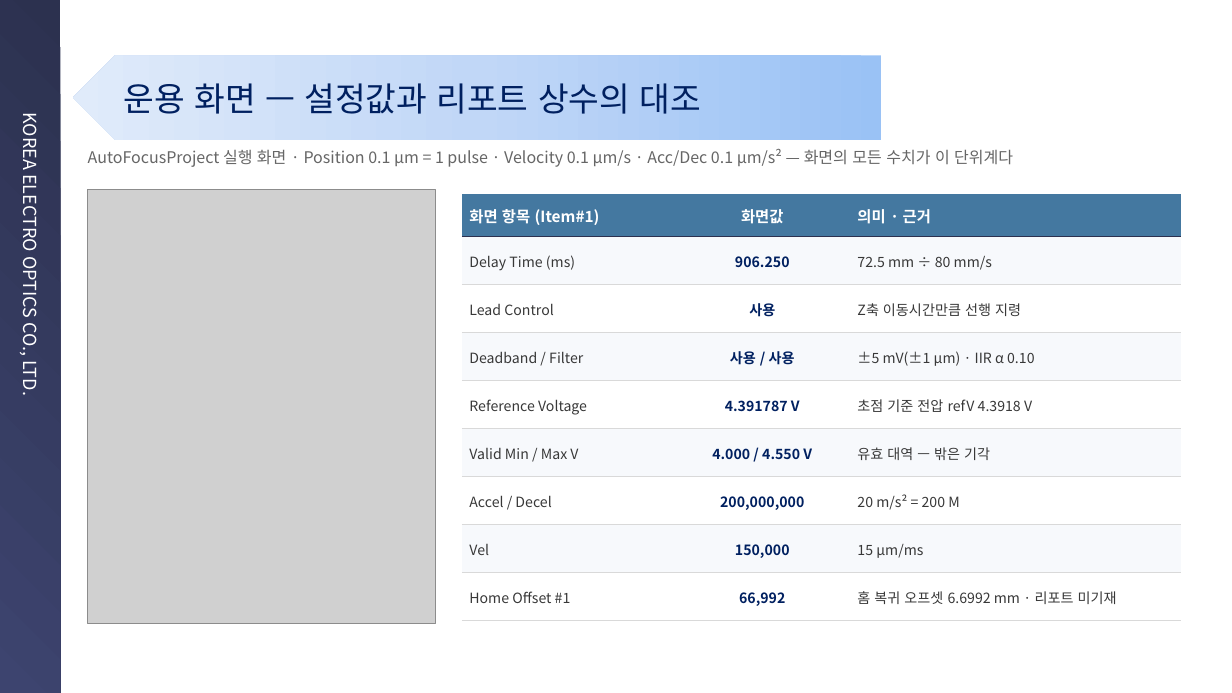
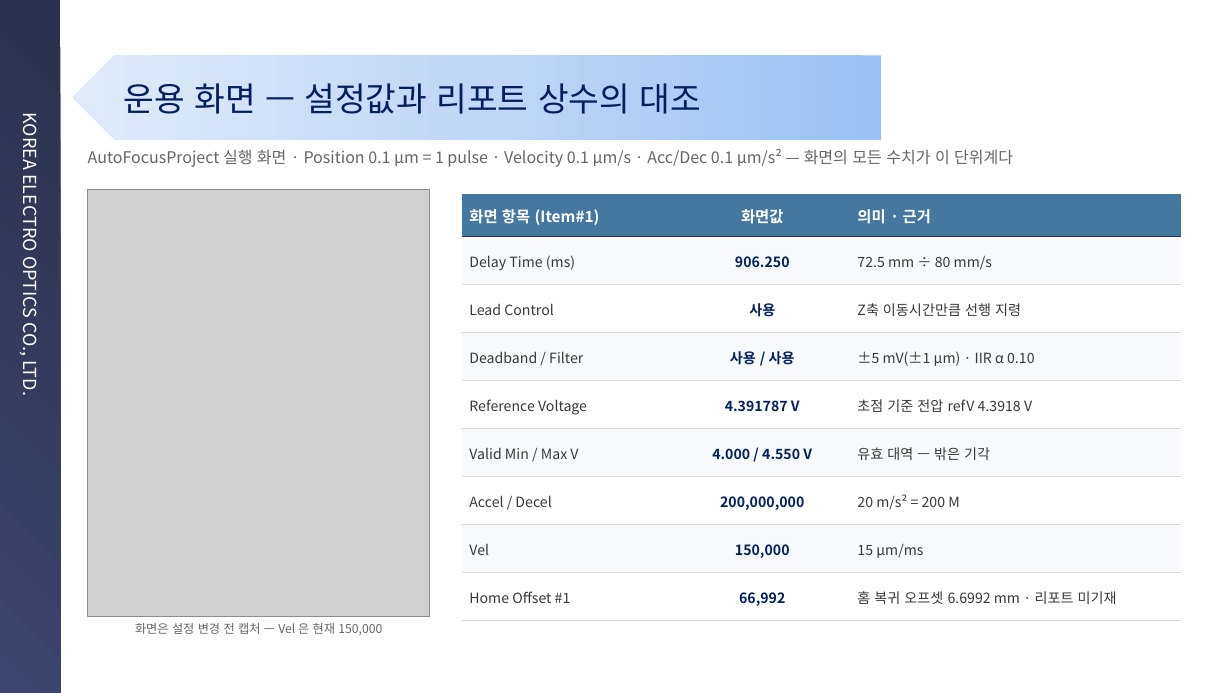
Before and after one commit to kyeongsunyu/SEQApp, a slide deck: slide 12 of Documents/기술경진대회/연구소기술경진대회_개발2팀 유경선, 이기성, 최중건_피드포워드 오토포커스_261020.pptx. Drawn at 1232x693 pixels with LibreOffice and Linux fonts; fonts in the diff are those of the drawing; grey boxes stand for pictures; background and template pictures are left out. Boxes give left, top, right and bottom in pixels: in the first picture for what was removed or moved away, otherwise in the second. Text is boxed around its words. In the diff, an @@ line names an element or a change of style, - is before the commit and + after.

```diff
--- a/Documents/기술경진대회/연구소기술경진대회_개발2팀 유경선, 이기성, 최중건_피드포워드 오토포커스_261020.pptx
+++ b/Documents/기술경진대회/연구소기술경진대회_개발2팀 유경선, 이기성, 최중건_피드포워드 오토포커스_261020.pptx
@@ picture: place and size @@
-picture at bbox=[88, 189, 435, 624]
+picture at bbox=[88, 189, 430, 616]
@@ text added at bbox=[135, 623, 382, 635], 9.5 pt, text #666666 @@
+화면은 설정 변경 전 캡처 — Vel 은 현재 150,000
```
Also in this commit, not shown: 1 other file.
